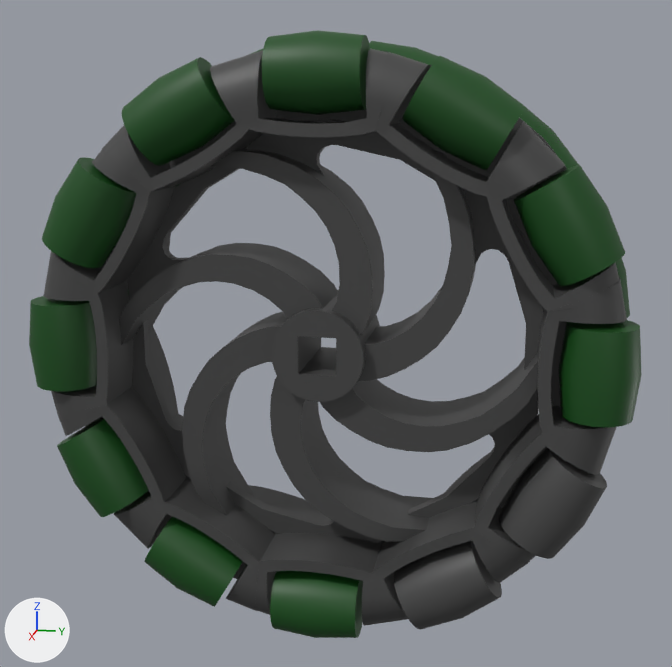
A saved change to the COLLADA model sdk/sim_vexv5/media/Models/Motion/Wheels/4_inch_omni.dae.
Both versions are drawn from a 50 mm lens placed at (0.1588, 0.0332, 0.1611), pointed at (-0.0007, 0.0013, 0.1212). The lights are fixed; the arrows at lower left show +X, +Y and +Z. Where no turn or scale is listed for an object, it has been applied to the vertices.

The first picture shows 'SpokeExtender.002'.
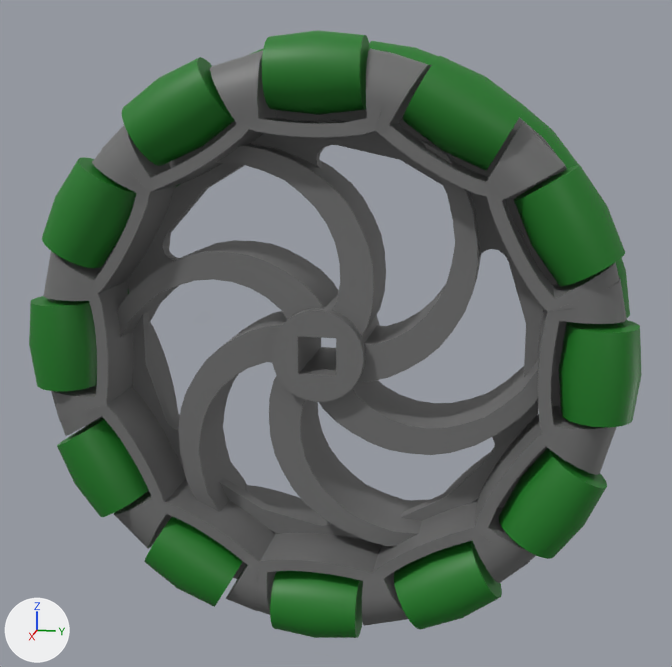
Where the newer file only moved an object's origin or applied its transform, the numbers keep the older frame.

Diff of the bpy script that builds the scene:
```diff
--- a/sdk/sim_vexv5/media/Models/Motion/Wheels/4_inch_omni.dae.py
+++ b/sdk/sim_vexv5/media/Models/Motion/Wheels/4_inch_omni.dae.py
@@ mat_green @@
 mat_green = principled_material('Green')
-mat_green.base_color = (0.00562, 0.0732, 0.00777)  # dark green #114c16
+mat_green.base_color = (0.0111, 0.196, 0.0163)  # dark green #1b7a22
@@ mat_gray @@
 mat_gray = principled_material('Gray')
-mat_gray.base_color = (0.0578, 0.0578, 0.0578)  # black #444444
+mat_gray.base_color = (0.163, 0.163, 0.163)  # grey #707070
@@ me_plane_007 @@
 me_plane_007.from_pydata(...)  # 4198 vertices, 8204 faces; spans x -0.0056..0.0239, y -0.053..0.053, z -0.053..0.053
 # used by ob_spokeextender_002; location = (-0.0092, 0.0, 0.1195)
+# me_plane_007 part 1: 312 vertices moved from x 0.0011..0.0164, y -0.0386..0.0386, z -0.0349..0.0349 to x 0.0011..0.0164, y -0.0397..0.0397, z -0.0359..0.0359
+# me_plane_007 part 2: 257 faces spanning x 0.011..0.0239, y 0.0137..0.0489, z -0.0491..-0.0139 switch from mat_gray (black #444444) to mat_green (dark green #1b7a22)
```

What differs and where, as boxes (x1, y1, x2, y2) in the pictures (672 x 667 px; the box of a moved part takes in the faces that stretch with it):
'SpokeExtender.002', recoloured, surface changed: (29, 30, 642, 638) in both
part 1 of me_plane_007, moved or reshaped: before (119, 148, 538, 542); after (117, 141, 556, 546)
part 2 of me_plane_007, recoloured (black to green): (394, 448, 607, 630) in both
